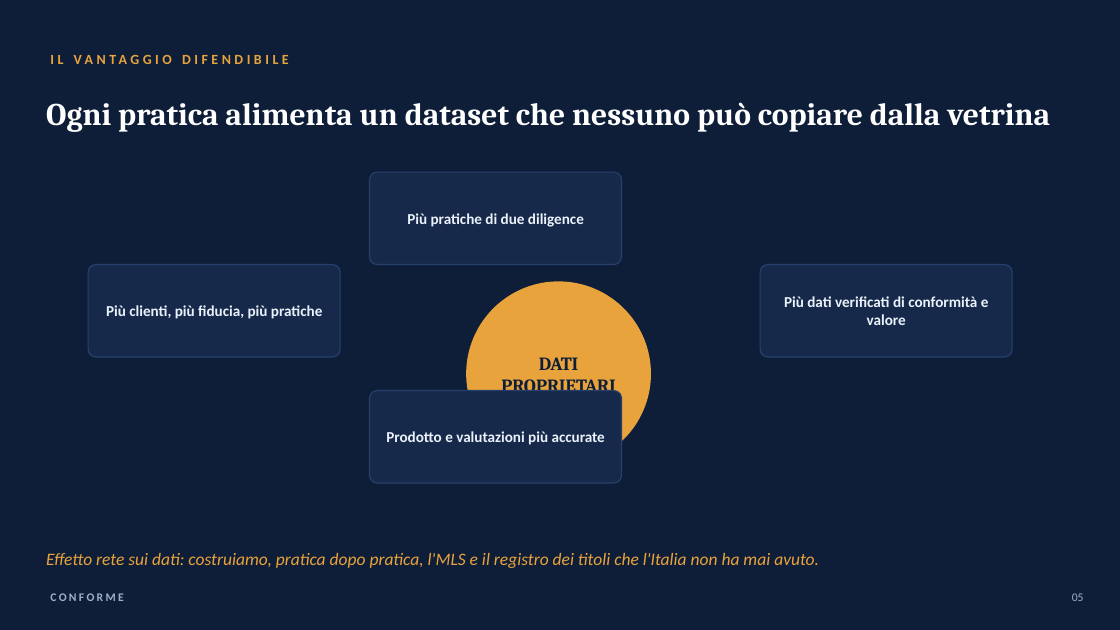
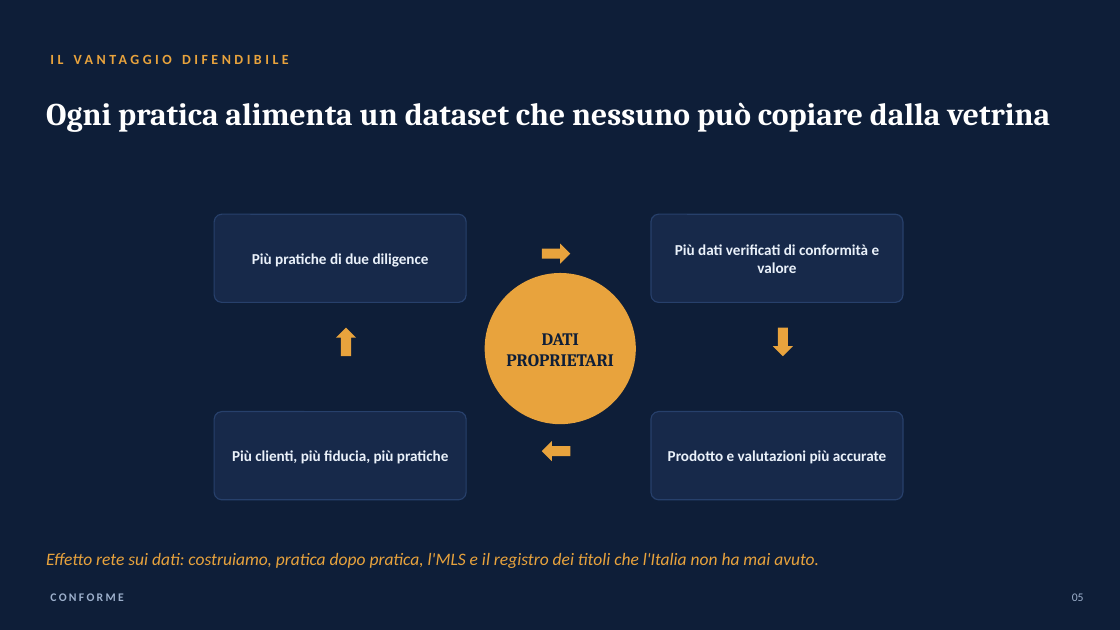
Before and after one commit to lucamartino-dev/Luca, a slide deck: slide 5 of proptech-deck/Conforme_Pitch.pptx. Drawn at 1120x630 pixels with LibreOffice and Linux fonts; fonts in the diff are those of the drawing. Boxes give left, top, right and bottom in pixels: in the first picture for what was removed or moved away, otherwise in the second. Text is boxed around its words. In the diff, an @@ line names an element or a change of style, - is before the commit and + after.

```diff
--- a/proptech-deck/Conforme_Pitch.pptx
+++ b/proptech-deck/Conforme_Pitch.pptx
@@ rounded rectangle: place and size @@
-rounded rectangle at [88, 265, 340, 357]
+rounded rectangle at [214, 214, 466, 302]
@@ text "Più pratiche di due diligence": place and size @@
-text "Più pratiche di due diligence" at [407, 213, 584, 227]
+text "Più pratiche di due diligence" at [252, 253, 429, 267]
@@ rounded rectangle: place and size @@
-rounded rectangle at [760, 265, 1012, 357]
+rounded rectangle at [651, 214, 903, 302]
@@ text "Più dati verificati di conformità ...": place and size @@
-text "Più dati verificati di conformità ..." at [784, 296, 989, 325]
+text "Più dati verificati di conformità ..." at [675, 244, 880, 273]
@@ right arrow added at [542, 244, 571, 264], fill #E8A33D @@
@@ text "DATI": place and size @@
-text "DATI" at [501, 357, 616, 397]
+text "DATI" at [506, 333, 614, 366]
@@ text "DATI" at [506, 333, 614, 366]: size 16 to 15 pt @@
@@ ellipse: place and size @@
-ellipse at [466, 281, 651, 466]
+ellipse at [485, 273, 636, 424]
@@ right arrow added at [336, 328, 356, 356], fill #E8A33D @@
@@ right arrow added at [773, 328, 793, 356], fill #E8A33D @@
@@ rounded rectangle: place and size @@
-rounded rectangle at [370, 391, 622, 483]
+rounded rectangle at [214, 412, 466, 500]
@@ text "Più clienti, più fiducia, più ...": place and size @@
-text "Più clienti, più fiducia, più ..." at [106, 305, 322, 319]
+text "Più clienti, più fiducia, più ..." at [232, 450, 448, 464]
@@ proportions changed in 4 elements at [214, 412, 466, 500], [651, 214, 903, 302], [214, 214, 466, 302], [651, 412, 903, 500] @@
@@ rounded rectangle: place and size @@
-rounded rectangle at [370, 172, 622, 265]
+rounded rectangle at [651, 412, 903, 500]
@@ text "Prodotto e valutazioni più accurate": place and size @@
-text "Prodotto e valutazioni più accurate" at [386, 431, 605, 445]
+text "Prodotto e valutazioni più accurate" at [668, 450, 886, 464]
@@ right arrow added at [542, 441, 571, 461], fill #E8A33D @@
```
Also in this commit, not shown: 1 other slide changed, 7 other files.
